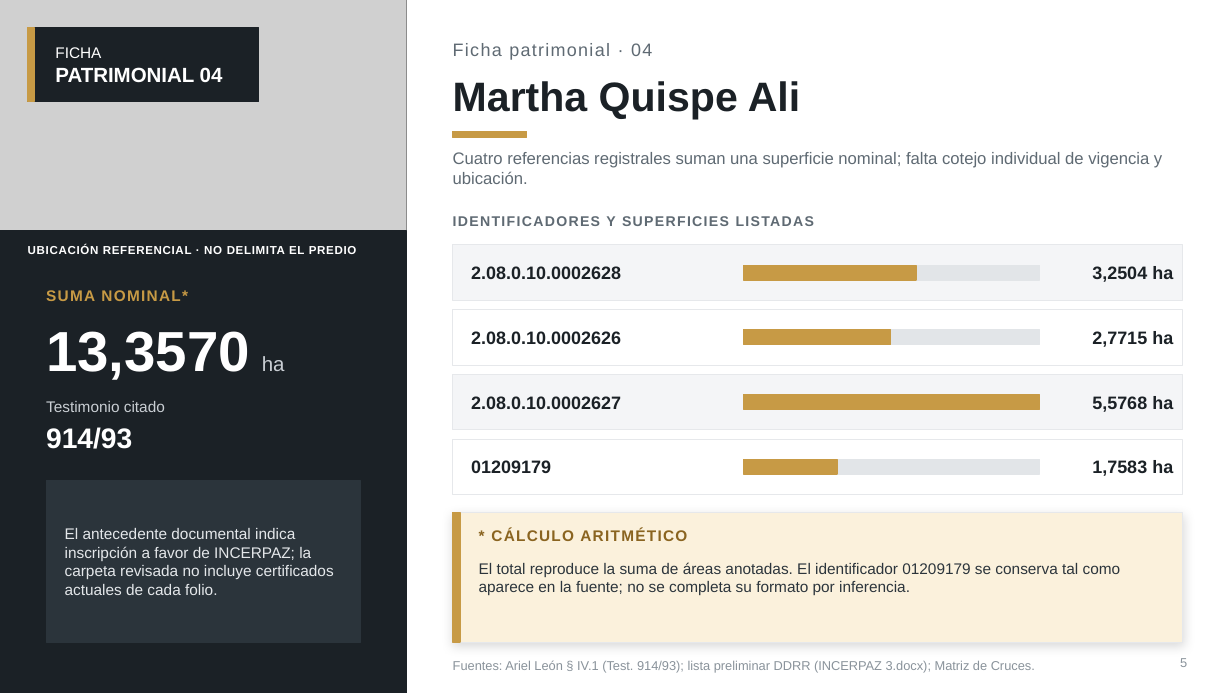
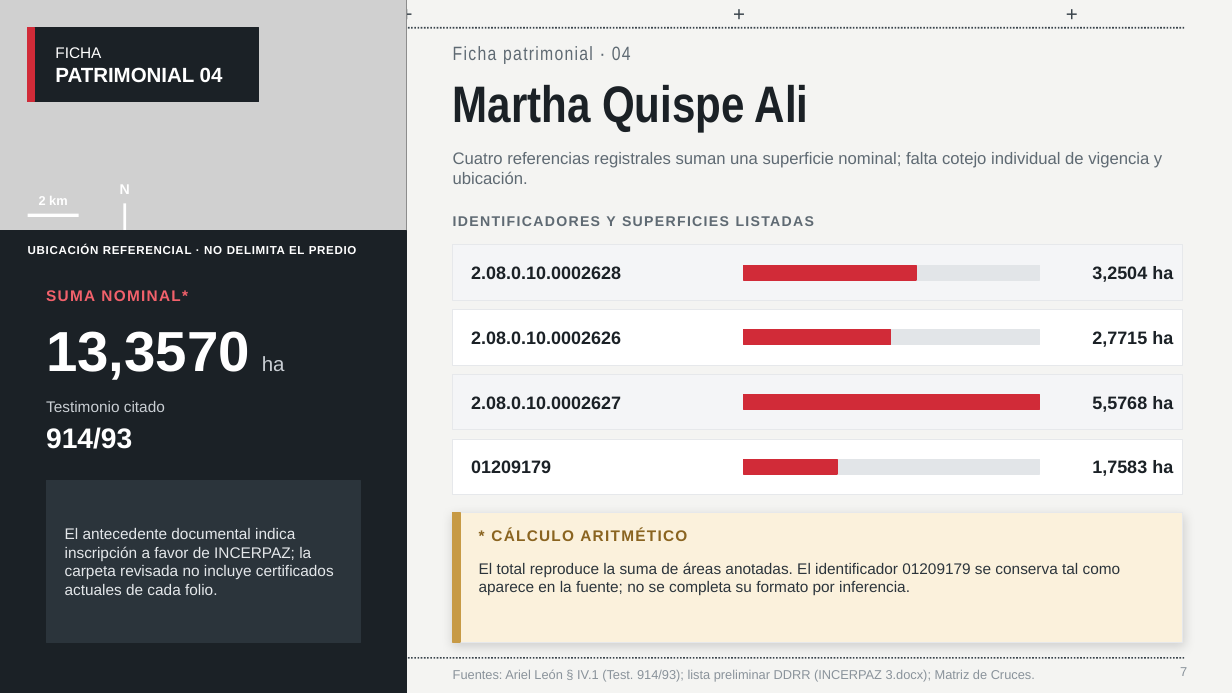
Before and after one commit to hugop1006-cpu/incerpaz-la-gran-obra, a slide deck: slide 7 of Informe_5_Casos_Patrimoniales_Viacha_2026_v2.pptx (slide 5 before the commit). Drawn at 1232x693 pixels with LibreOffice and Linux fonts; fonts in the diff are those of the drawing; grey boxes stand for pictures. Boxes give left, top, right and bottom in pixels: in the first picture for what was removed or moved away, otherwise in the second. Text is boxed around its words. In the diff, an @@ line names an element or a change of style, - is before the commit and + after.

```diff
--- a/Informe_5_Casos_Patrimoniales_Viacha_2026_v2.pptx
+++ b/Informe_5_Casos_Patrimoniales_Viacha_2026_v2.pptx
@@ background #FFFFFF to #F4F4F2 @@
@@ fill #C79A45 to #D12B38; outline #C79A45 1 pt to #D12B38 1 pt in 5 elements at bbox=[744, 265, 917, 280], bbox=[744, 330, 891, 345], bbox=[744, 395, 1040, 409], bbox=[744, 459, 837, 474], bbox=[28, 28, 34, 102] @@
@@ line added from (46, 28) to (1186, 28), #3A444C 1.25 pt dashed @@
@@ text added at bbox=[393, 0, 421, 27], 16 pt, text #3A444C @@
++
@@ text added at bbox=[726, 0, 753, 27], 16 pt, text #3A444C @@
++
@@ text added at bbox=[1058, 0, 1086, 27], 16 pt, text #3A444C @@
++
@@ text "Ficha patrimonial · 04" at bbox=[453, 46, 631, 64]: size 14 to 15 pt, font Arial to Arial Narrow @@
@@ text "Martha Quispe Ali" at bbox=[453, 84, 809, 132]: size 32 to 40 pt, font Arial to Arial Narrow @@
@@ rectangle removed at bbox=[453, 131, 527, 138] @@
@@ text added at bbox=[39, 196, 68, 205], 10 pt, text #FFFFFF, bold @@
+2 km
@@ text added at bbox=[120, 185, 130, 194], 11 pt, text #FFFFFF, bold @@
+N
@@ line added from (125, 203) to (125, 231), #FFFFFF 2 pt @@
@@ line added from (28, 215) to (79, 215), #FFFFFF 2.5 pt @@
@@ text "SUMA NOMINAL*" at bbox=[46, 290, 188, 301]: text colour #C79A45 to #F2616B @@
@@ line added from (46, 658) to (1186, 658), #3A444C 1.25 pt dashed @@
@@ page number removed at bbox=[1180, 658, 1187, 667] @@
-5
@@ text "Fuentes: Ariel León § IV.1 ...": place and size @@
-text "Fuentes: Ariel León § IV.1 ..." at bbox=[453, 660, 1035, 673]
+text "Fuentes: Ariel León § IV.1 ..." at bbox=[453, 670, 1035, 682]
@@ page number added at bbox=[1180, 667, 1187, 676], 10 pt, text #8A939B @@
+7
```
Also in this commit, not shown: 13 other slides changed, 4 slides added.
